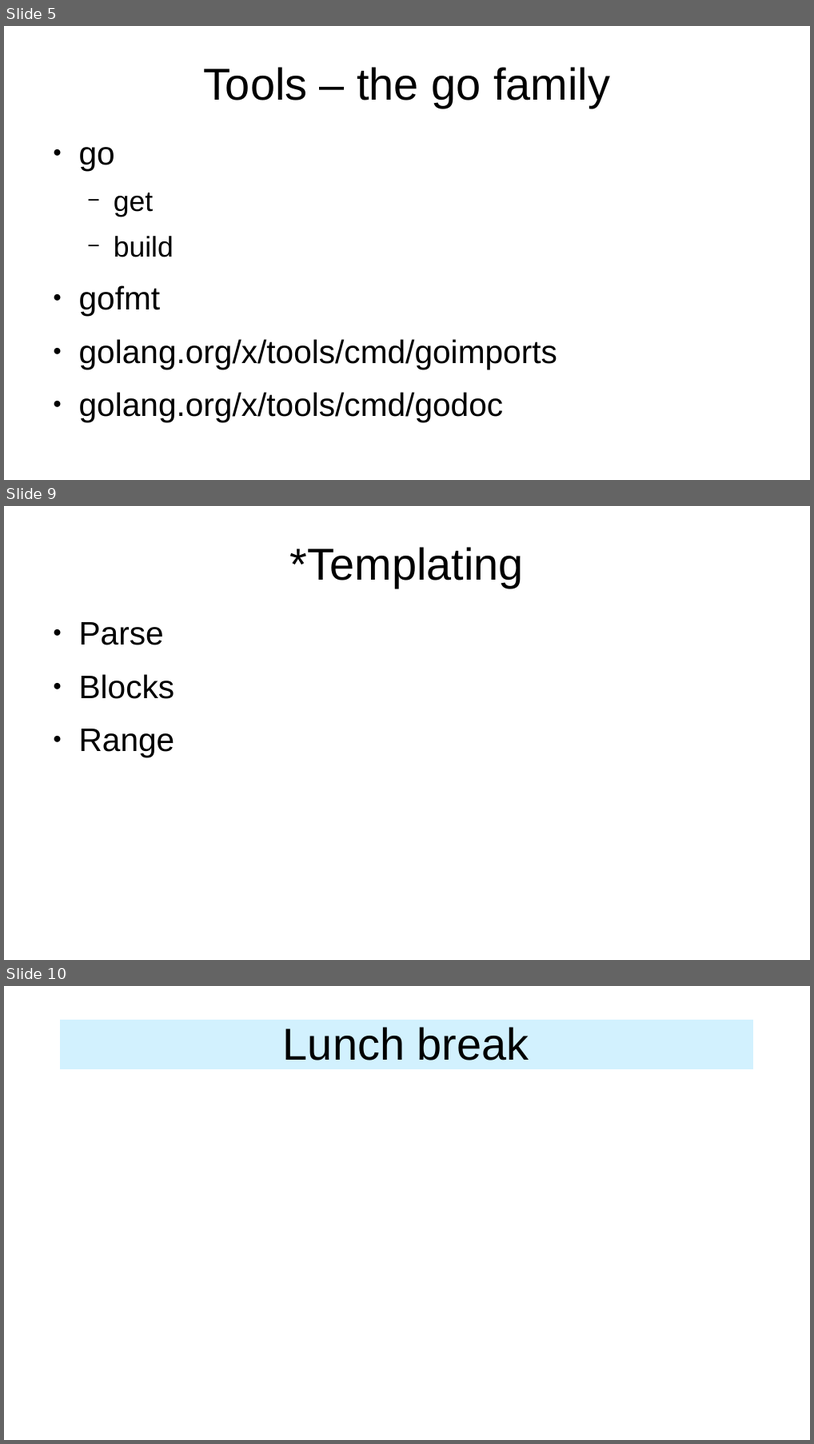
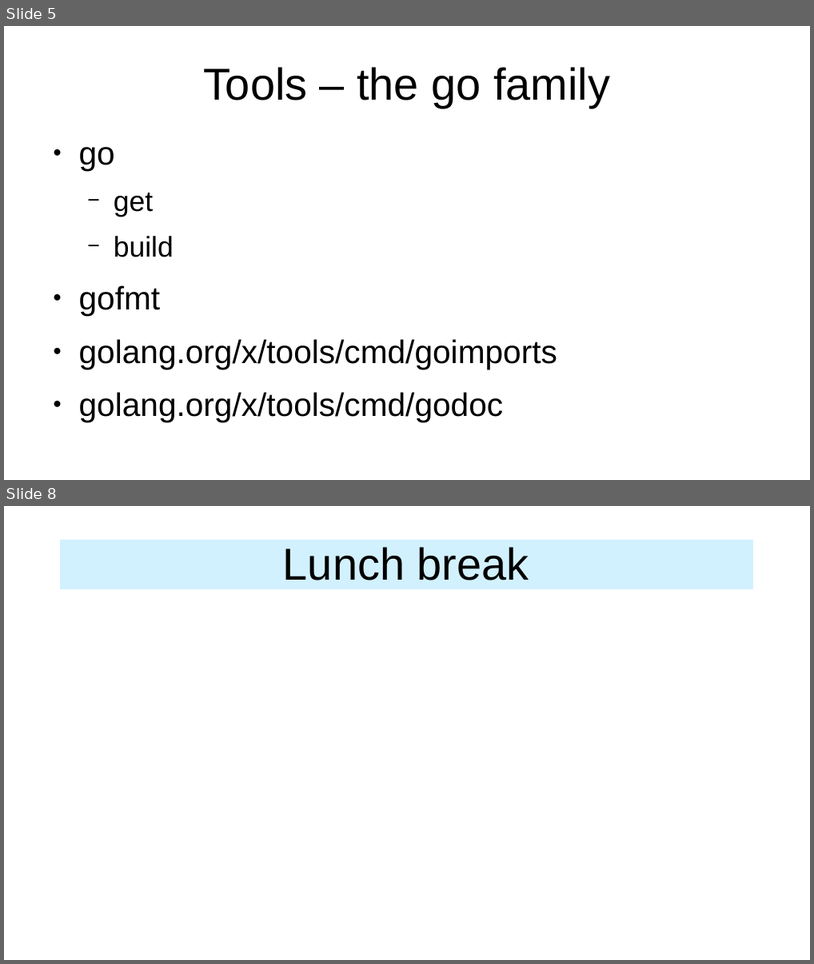
Before and after one commit to axis-go-course/spiderman, a slide deck: presentation.odp. Shown one above the other, each under a label of ours: slides 5, 9 and 10 before the commit, slides 5 and 8 after it; the slides between them are not shown. The pictures are 814x1444 and 814x964 pixels, drawn with LibreOffice and Linux fonts; fonts in the diff are those of the drawing. Boxes give left, top, right and bottom in pixels: in the first picture for what was removed or moved away, otherwise in the second. Text is boxed around its words. In the diff, an @@ line names an element or a change of style, - is before the commit and + after.

```diff
--- a/presentation.odp
+++ b/presentation.odp
@@ slide 9 removed at box(4, 506, 810, 960), background #FFFFFF @@
@@ title removed at box(290, 547, 524, 588) @@
-*Templating
@@ text removed at box(79, 622, 175, 757) @@
-● Parse
-● Blocks
-● Range
@@ what was slide 10 is now slide 8 @@
```
Also in this commit, not shown: 4 slides changed, 1 other slide removed.
